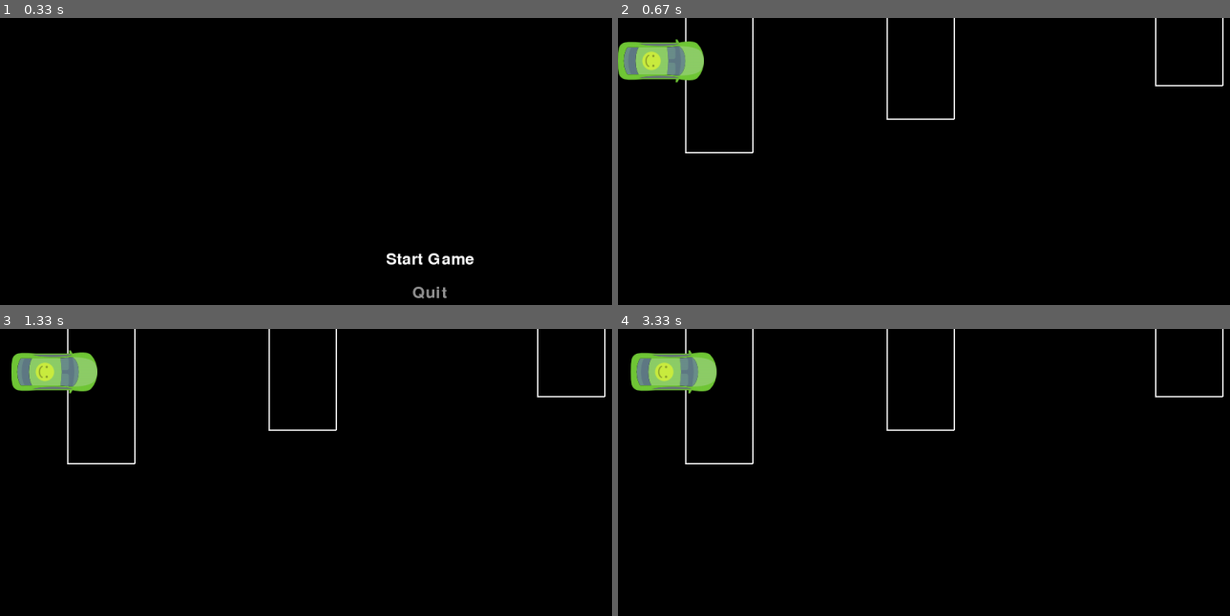
Above: before the commit, frames 1-4 (two rows, left to right).
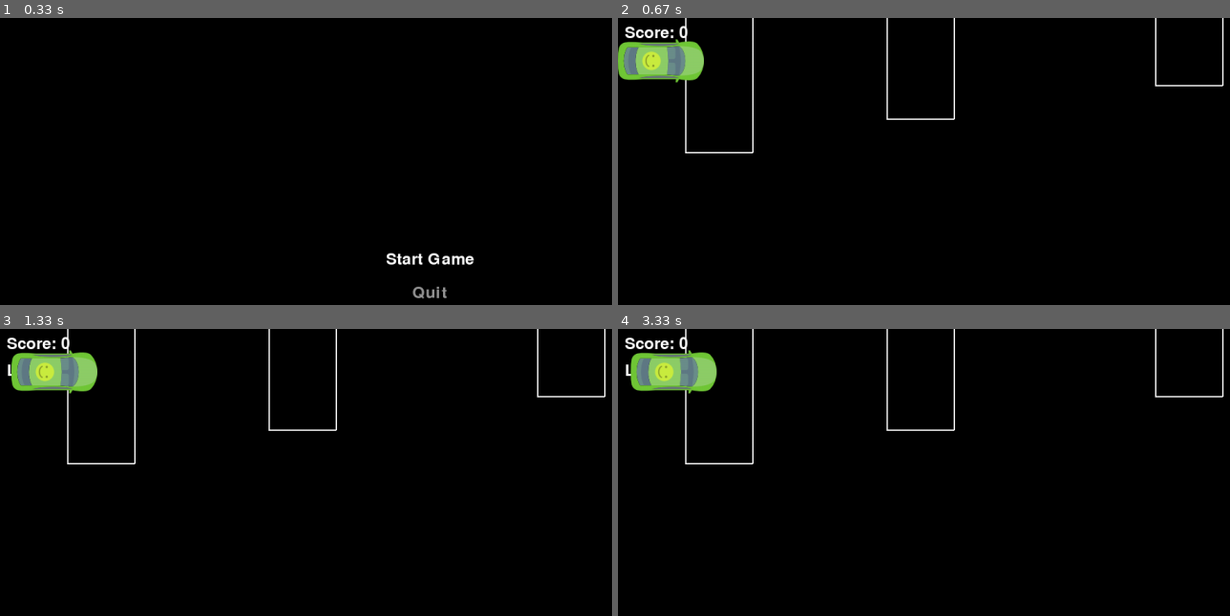
Above: after the commit, the same moments.

Repository: Lukas18769/Projekt-1-5BHEL
Game: pygame game, started from pygame-car-tutorial-master (1)/pygame-car-tutorial-master/game.py
Two runs of this game, one before a commit and one after it. Both use one fixed random seed, a clock stepped at 60 frames per second and the inputs below.
Inputs:
- Up to frame 1 (0.33 s): no input
- Up to frame 2 (0.67 s): tap Enter at 0.33 s
- Up to frame 3 (1.33 s): hold Up 0.67-1.13 s
- Up to frame 4 (3.33 s): hold Down 2.23-2.53 s; hold Up from 3 s (still down)

Frame 1 is identical in both runs. In frame 2, 0.2% of the frame differs, in the area x 1-12%, y 2-7%; in frame 3, 0.3%; in frame 4, 0.3%, in the area x 1-12%, y 2-17%.

Commit message:
Level und Score übersicht hinzugefügt

Diff:
--- a/pygame-car-tutorial-master (1)/pygame-car-tutorial-master/game.py
+++ b/pygame-car-tutorial-master (1)/pygame-car-tutorial-master/game.py
@@ -70,7 +70,6 @@
 
         return None
 
-
 class Game:
     def __init__(self):
         pygame.init()
@@ -81,6 +80,15 @@
         self.clock = pygame.time.Clock()
         self.ticks = 60
         self.exit = False
+        self.score = 0
+        self.level = 1
+
+    def draw_score(self):
+        font = pygame.font.Font(None, 36)
+        score_text = font.render(f"Score: {self.score}", True, (255, 255, 255))
+        level_text = font.render(f"Level: {self.level}", True, (255, 255, 255))
+        self.screen.blit(score_text, (10, 10))
+        self.screen.blit(level_text, (10, 50))
 
     def draw_parking_lines(self):
         # Linien für Parklücke 1
@@ -164,6 +172,7 @@
 
             self.screen.fill((0, 0, 0))
             self.draw_parking_lines()
+            self.draw_score()  # Draw the score and level
 
             rotated = pygame.transform.rotate(car_image, car.angle)
             rect = rotated.get_rect()
